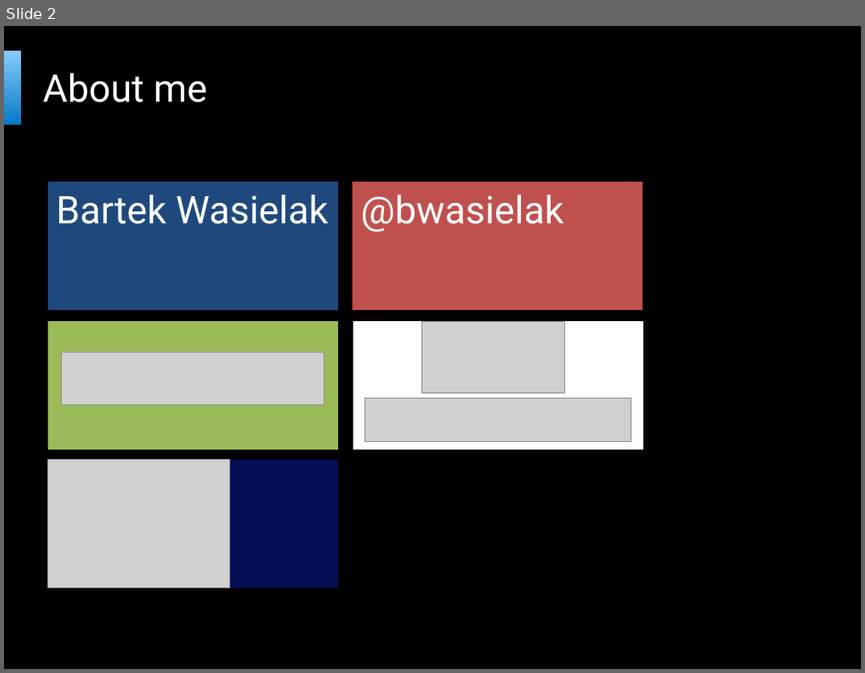
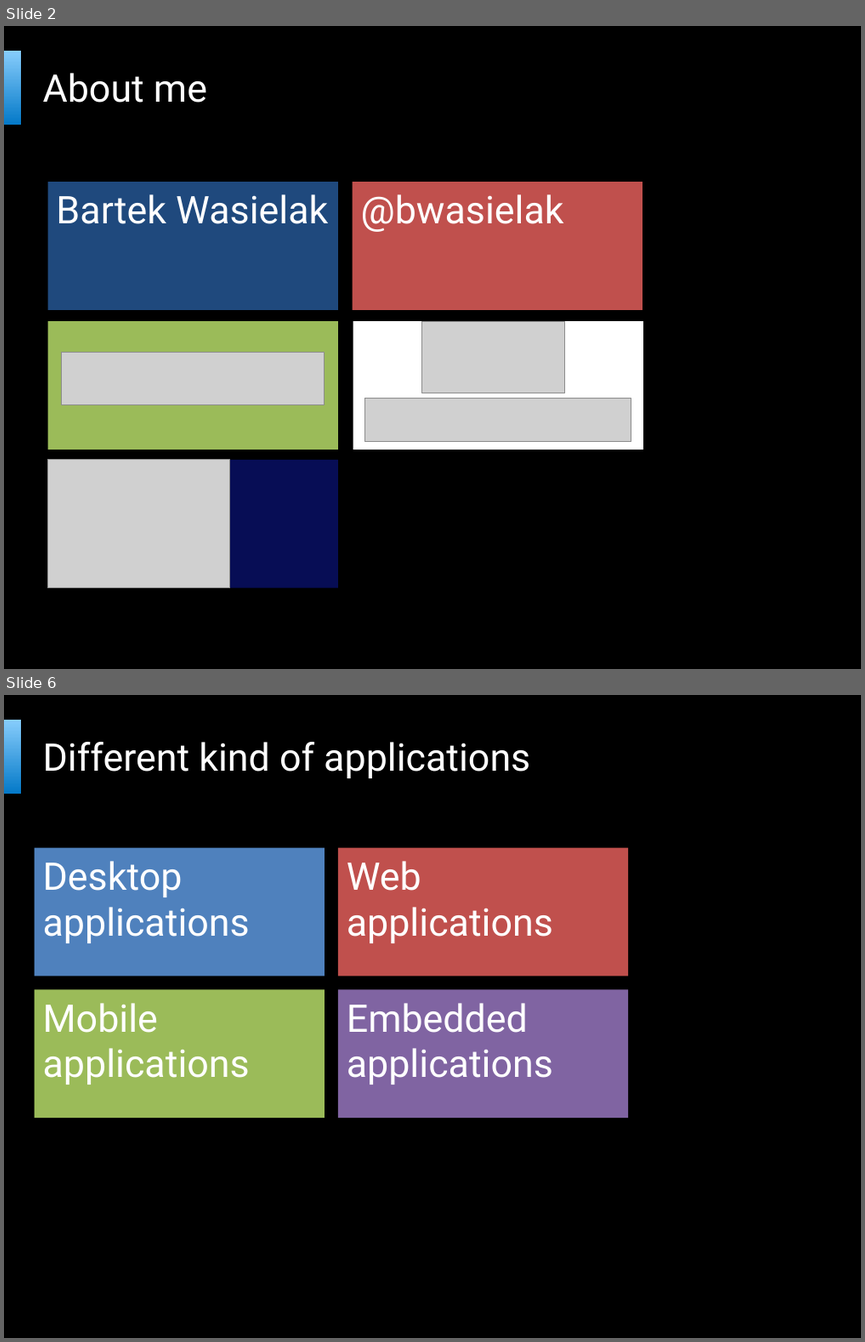
Before and after one commit to bartekwasielak/Presentation, a slide deck: Programming Made Easy.pptx. Shown one above the other, each under a label of ours: slide 2 before the commit, slides 2 and 6 after it; the slides between them are not shown. The pictures are 865x673 and 865x1342 pixels, drawn with LibreOffice and Linux fonts; fonts in the diff are those of the drawing; grey boxes stand for pictures; background and template pictures are left out. Boxes give left, top, right and bottom in pixels: in the first picture for what was removed or moved away, otherwise in the second. Text is boxed around its words. In the diff, an @@ line names an element or a change of style, - is before the commit and + after.

```diff
--- a/Programming Made Easy.pptx
+++ b/Programming Made Easy.pptx
@@ slide 6 added at (4, 695, 861, 1338), background picture (left out); not listed: 2 template elements that a slide beside it also shows @@
@@ title added at (43, 742, 530, 778), 32 pt, text #FFFFFF @@
+Different kind of applications
@@ text added at (34, 847, 324, 976), fill #4F81BD, 32 pt, text #FFFFFF @@
+Desktop applications
@@ text added at (338, 847, 629, 976), fill #C0504D, 32 pt, text #FFFFFF @@
+Web applications
@@ text added at (34, 990, 324, 1118), fill #9BBB59, 32 pt, text #FFFFFF @@
+Mobile applications
@@ text added at (338, 990, 629, 1118), fill #8064A2, 32 pt, text #FFFFFF @@
+Embedded applications
```
Also in this commit, not shown: 1 slide changed, 12 other slides added.
